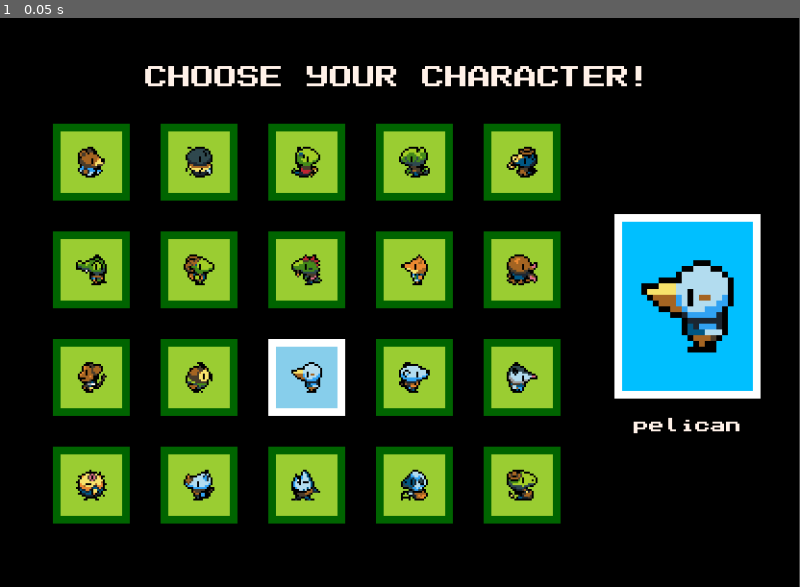
Above: before the commit, frame 1.
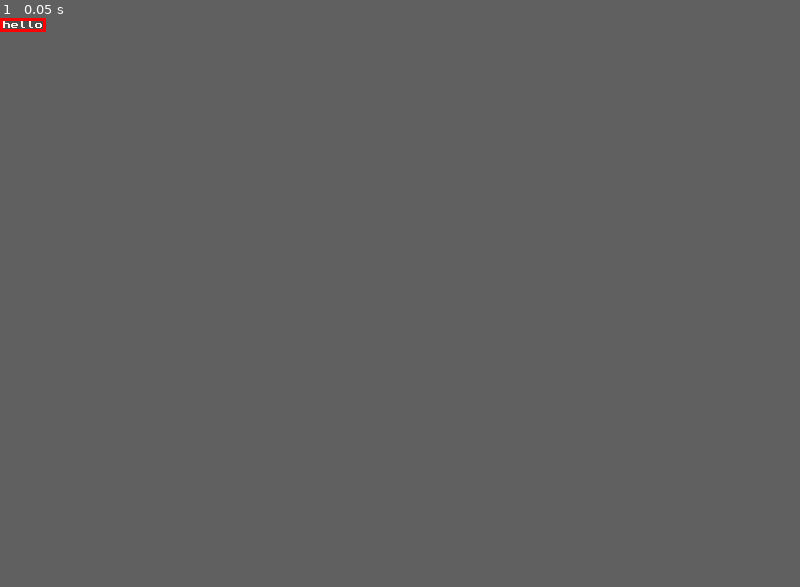
Above: after the commit, the same moment.

Repository: pilsef/drawing-nl
Game: Godot game, scene res://Root.tscn
Same seed, same stepped clock (60 frames per second), same inputs: the game is played once before the commit and once after it.
Inputs:
- Up to frame 1 (0.05 s): no input
In our replay, the window is 800x569 before the commit and 46x14 after it. These sizes can differ from the game's own. Grey fills any space a smaller window leaves; there, only what the larger window draws over its background counts as a difference.

The runs differ from the first frame. In frame 1, 33% of the frame differs, in the area x 0-100%, y 0-100%.

Commit message:
add Fn for bordered

Diff:
--- a/Boot.gd
+++ b/Boot.gd
@@ -8,6 +8,7 @@
 	var gu_root = rq_gu_root.exec()
 	add_child(gu_root)
 	gu_root.position -= gu_root.bounds.position
+	gu_root.position.x += 1
 
 	set_initial_window(gu_root.bounds.size)
 
--- a/Root.tscn
+++ b/Root.tscn
@@ -1,14 +1,12 @@
-[gd_scene load_steps=5 format=3 uid="uid://dsrjwy4mgqm0f"]
+[gd_scene load_steps=4 format=3 uid="uid://dsrjwy4mgqm0f"]
 
 [ext_resource type="Script" path="res://Boot.gd" id="1_i05s4"]
-[ext_resource type="Script" path="res://fn/examples/FnGuCharacterSelection.gd" id="2_jdhiq"]
-[ext_resource type="Texture2D" uid="uid://dwhg302a5vugv" path="res://tex/animals/pelican.png" id="3_1hj1m"]
+[ext_resource type="Script" path="res://fn/FnGu.gd" id="2_iohis"]
 
-[sub_resource type="Resource" id="Resource_45duj"]
-script = ExtResource("2_jdhiq")
-tex_animal_selected = ExtResource("3_1hj1m")
+[sub_resource type="Resource" id="Resource_1vsb7"]
+script = ExtResource("2_iohis")
 
 [node name="Root" type="Node2D"]
 position = Vector2(-1, 0)
 script = ExtResource("1_i05s4")
-rq_gu_root = SubResource("Resource_45duj")
+rq_gu_root = SubResource("Resource_1vsb7")
--- a/fn/FnGu.gd
+++ b/fn/FnGu.gd
@@ -3,7 +3,14 @@
 class_name FnGu
 
 func exec():
-	return textd("hello").exec()
+	return bordered(Color.RED, 3, textd("hello")).exec()
+
+static func bordered(color:Color, width:int, rq_gu:Fn = null):
+	var rq_bordered = FnGuBordered.new()
+	rq_bordered.color = color
+	rq_bordered.width = width
+	rq_bordered.rq_gu = rq_gu
+	return rq_bordered
 
 static func with(
 	rq_gu_item:Fn, pos:Vector2, dir:Vector2, offset:Vector2, rq_gu:Fn = null
--- /dev/null
+++ b/fn/FnGuBordered.gd
@@ -0,0 +1,32 @@
+extends Fn
+
+class_name FnGuBordered
+
+@export var rq_gu : Fn
+@export var width = 1
+@export var color = Color.WHITE
+
+func exec():
+
+	var gu_base:Guber = rq_gu.exec()
+
+	var rect_border = gu_base.bounds.grow(width)
+	rect_border.position = Vector2.ZERO
+
+	var size = rect_border.size
+	var shrink_h = -size.x + width
+	var shrink_v = -size.y + width
+
+	var img = Image.create_empty(size.x, size.y, false, Image.FORMAT_RGBA8)
+	img.fill_rect(rect_border.grow_side(SIDE_RIGHT, shrink_h), color)
+	img.fill_rect(rect_border.grow_side(SIDE_LEFT, shrink_h), color)
+	img.fill_rect(rect_border.grow_side(SIDE_TOP, shrink_v), color)
+	img.fill_rect(rect_border.grow_side(SIDE_BOTTOM, shrink_v), color)
+
+	var rq_gu_border = FnGuFromTex.new()
+	rq_gu_border.tex = ImageTexture.create_from_image(img)
+
+	var gu_border:Guber = rq_gu_border.exec()
+	gu_border.place(gu_base, Vector2(width, width), Dir.DOWN_RIGHT)
+
+	return gu_border
--- a/fn/FnGuFromColor.gd
+++ b/fn/FnGuFromColor.gd
@@ -10,9 +10,7 @@
 	var img = Image.create_empty(size.x, size.y, false, Image.FORMAT_RGBA8)
 	img.fill(color)
 
-	var tex = ImageTexture.create_from_image(img)
-
 	var rq_gu = FnGuFromTex.new()
-	rq_gu.tex = tex
+	rq_gu.tex = ImageTexture.create_from_image(img)
 
 	return rq_gu.exec()
